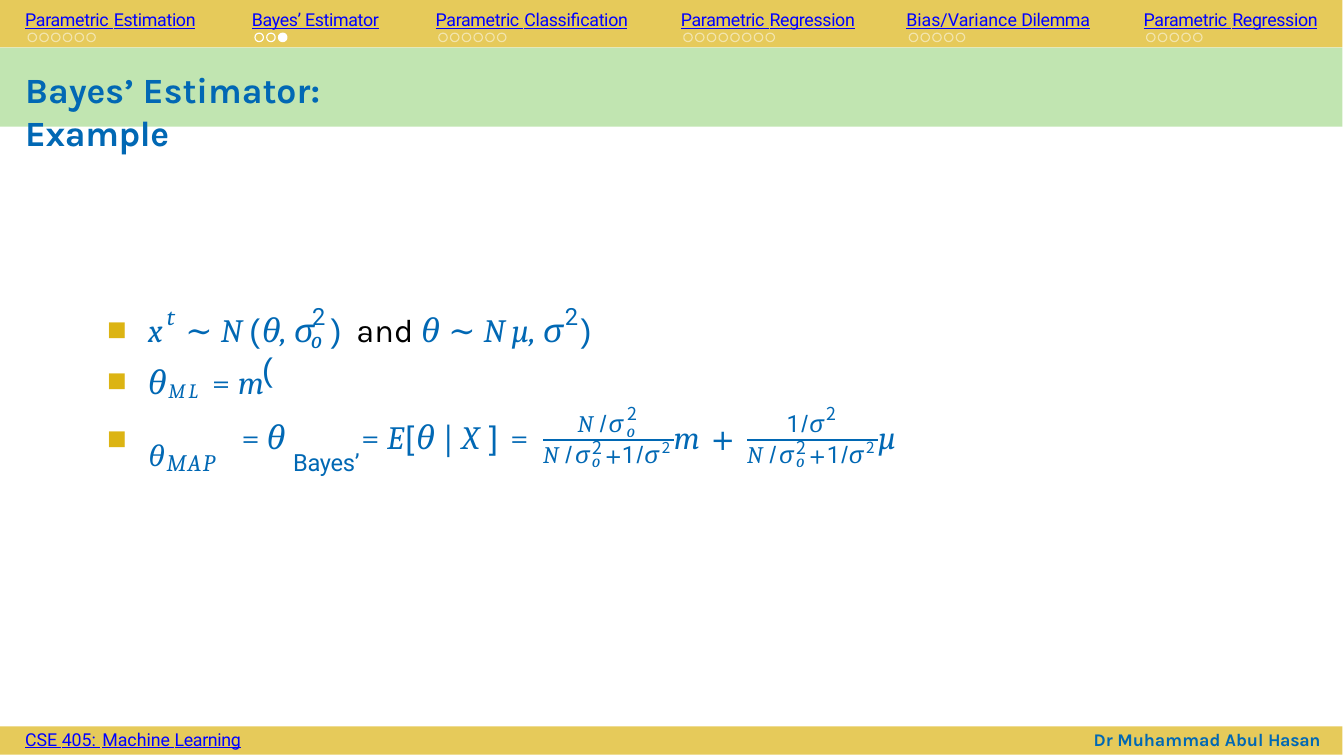
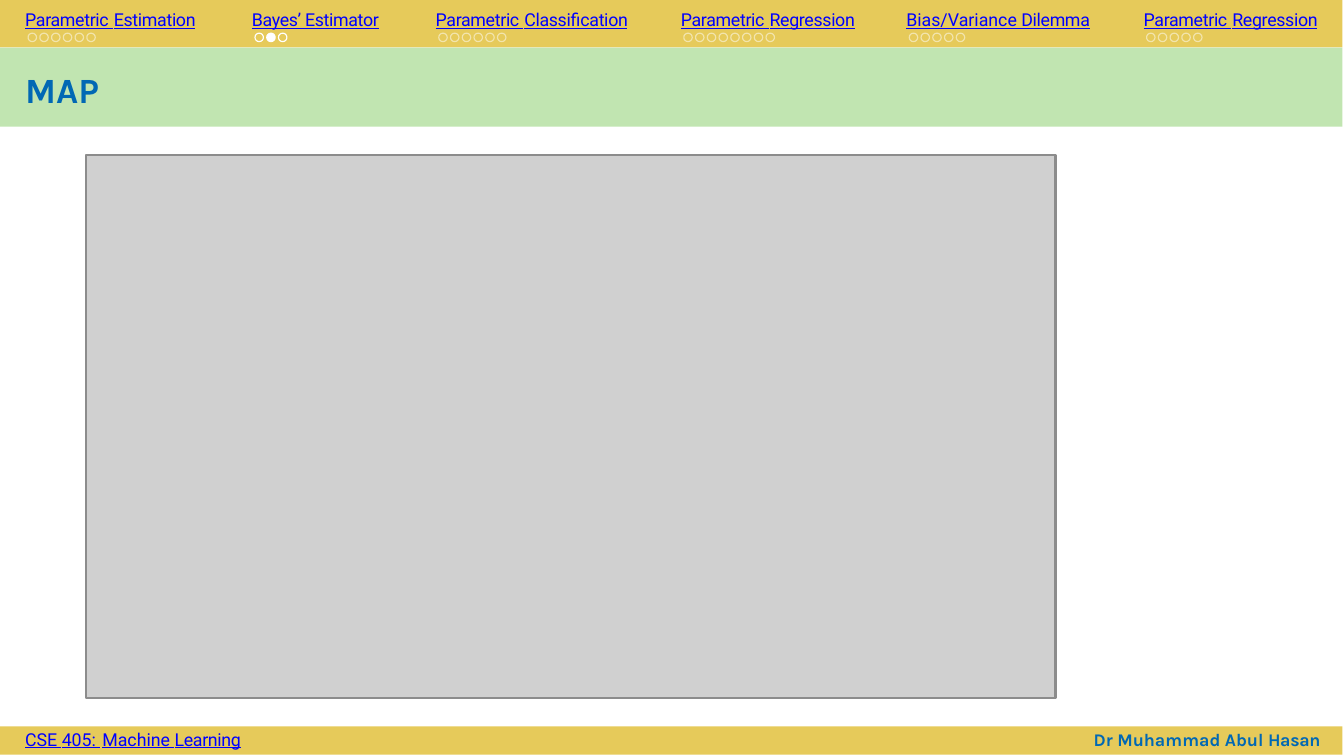
Before and after one commit to abrarhasan3/Green-Uni-All-Academic-Content, a slide deck: slide 25 of CSE 411 Machine Learning/CSE_411_ML_Ch_4 (1).pptx (slide 21 before the commit). Drawn at 1344x756 pixels with LibreOffice and Linux fonts; fonts in the diff are those of the drawing; grey boxes stand for pictures; background and template pictures are left out. Boxes give left, top, right and bottom in pixels: in the first picture for what was removed or moved away, otherwise in the second. Text is boxed around its words. In the diff, an @@ line names an element or a change of style, - is before the commit and + after.

```diff
--- a/CSE 411 Machine Learning/CSE_411_ML_Ch_4 (1).pptx
+++ b/CSE 411 Machine Learning/CSE_411_ML_Ch_4 (1).pptx
@@ freeform shape moved from (x1=279, y1=34, x2=288, y2=43) to (x1=266, y1=34, x2=275, y2=43) @@
@@ text at (x1=25, y1=80, x2=99, y2=103): text changed @@
-Bayes’ Estimator: Example
+MAP
@@ picture added at (x1=85, y1=155, x2=1054, y2=699) @@
@@ text removed at (x1=148, y1=320, x2=242, y2=343) @@
-■ x ∼ N (
@@ text removed at (x1=167, y1=311, x2=175, y2=325) @@
-t
@@ text removed at (x1=262, y1=311, x2=505, y2=348) @@
-θ, σ ) and θ ∼ N (
@@ text removed at (x1=311, y1=327, x2=322, y2=348) @@
-o
@@ text removed at (x1=312, y1=308, x2=325, y2=328) @@
-2
@@ text removed at (x1=511, y1=324, x2=563, y2=349) @@
-µ, σ )
@@ text removed at (x1=565, y1=308, x2=578, y2=325) @@
-2
@@ text removed at (x1=238, y1=378, x2=264, y2=395) @@
-■ θML = m
@@ text removed at (x1=578, y1=415, x2=623, y2=433) @@
-N /σ
@@ text removed at (x1=627, y1=406, x2=637, y2=420) @@
-2
@@ text removed at (x1=787, y1=415, x2=824, y2=433) @@
-1/σ
@@ text removed at (x1=827, y1=406, x2=837, y2=420) @@
-2
@@ text removed at (x1=149, y1=444, x2=165, y2=467) @@
-■ = θ
@@ text removed at (x1=387, y1=424, x2=480, y2=456) @@
-= E[θ∣X ] =
@@ freeform shape removed at (x1=543, y1=441, x2=675, y2=441) @@
@@ text removed at (x1=543, y1=447, x2=589, y2=464) @@
-N /σ +
@@ text removed at (x1=593, y1=439, x2=603, y2=460) @@
-2
@@ text removed at (x1=605, y1=439, x2=659, y2=464) @@
-1/σ
@@ text removed at (x1=627, y1=428, x2=636, y2=441) @@
-o
@@ text removed at (x1=662, y1=433, x2=700, y2=453) @@
-2 m +
@@ text removed at (x1=747, y1=439, x2=863, y2=464) @@
-N /σ +1/σ
@@ freeform shape removed at (x1=748, y1=441, x2=880, y2=441) @@
@@ text removed at (x1=797, y1=439, x2=807, y2=460) @@
-2
@@ text removed at (x1=866, y1=439, x2=875, y2=453) @@
-2 µ
@@ text removed at (x1=293, y1=453, x2=360, y2=476) @@
-θMAP Bayes’
@@ text removed at (x1=592, y1=451, x2=601, y2=467) @@
-o
@@ text removed at (x1=796, y1=451, x2=805, y2=467) @@
-o
```
Also in this commit, not shown: 1 other slide changed, 5 slides added.
